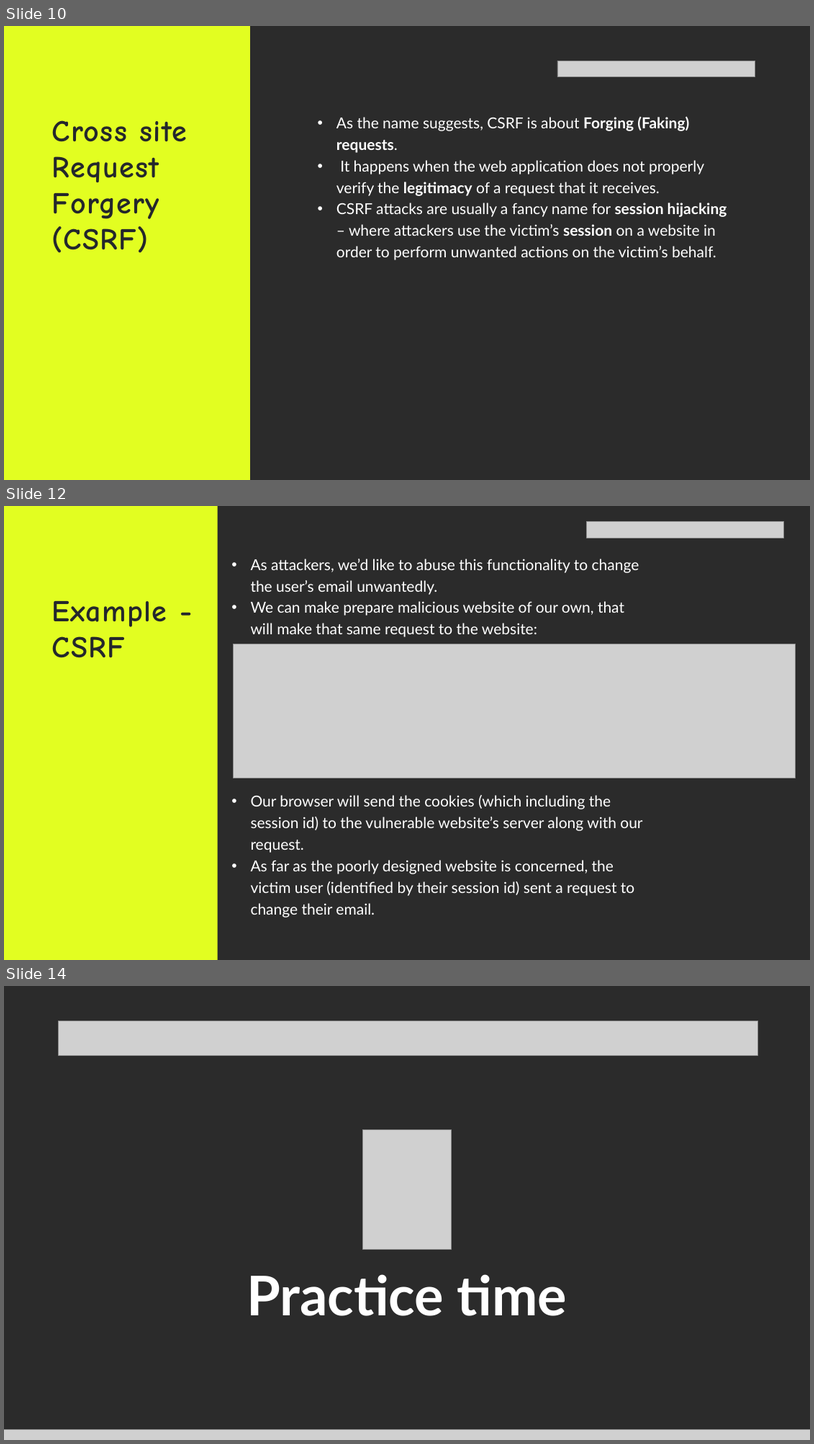
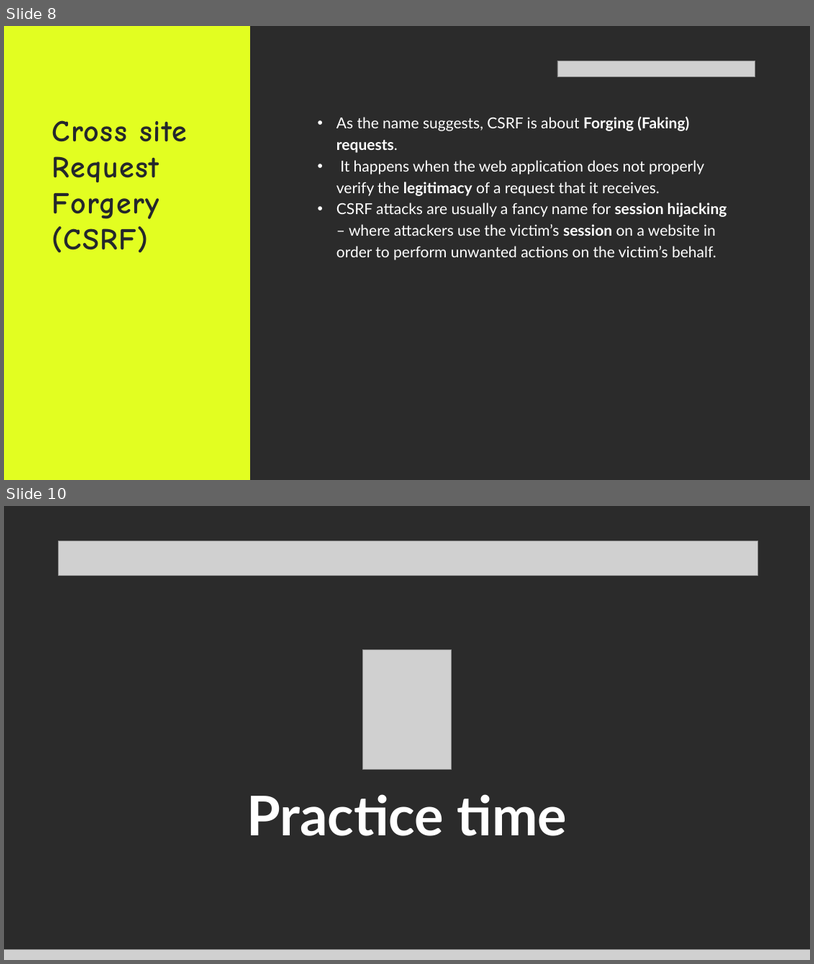
Before and after one commit to Technipwn/Technipwn.github.io, a slide deck: files/client_side.pptx. Shown one above the other, each under a label of ours: slides 10, 12 and 14 before the commit, slides 8 and 10 after it; the slides between them are not shown. The pictures are 814x1444 and 814x964 pixels, drawn with LibreOffice and Linux fonts; fonts in the diff are those of the drawing; grey boxes stand for pictures; background and template pictures are left out; a plain dark background stands for a picture behind light text. Boxes give left, top, right and bottom in pixels: in the first picture for what was removed or moved away, otherwise in the second. Text is boxed around its words. In the diff, an @@ line names an element or a change of style, - is before the commit and + after.

```diff
--- a/files/client_side.pptx
+++ b/files/client_side.pptx
@@ slide 12 removed at [4,506,810,960], background picture (left out) @@
@@ rectangle removed at [4,506,218,960] @@
@@ picture removed at [586,522,784,538] @@
@@ text removed at [251,559,643,917] @@
-• As attackers, we’d like to abuse this functionality to change the user’s email unwantedly.
-• We can make prepare malicious website of our own, that will make that same request to the website:
-• Our browser will send the cookies (which including the session id) to the vulnerable website’s server along with our request.
-• As far as the poorly designed website is concerned, the victim user (identified by their session id) sent a request to change their email.
@@ text removed at [52,601,167,658] @@
-Example - CSRF
@@ picture removed at [233,644,796,777] @@
@@ what was slide 10 is now slide 8 @@
@@ what was slide 14 is now slide 10 @@
```
Also in this commit, not shown: 4 slides changed, 1 slide added, 3 other slides removed, 21 other files.
